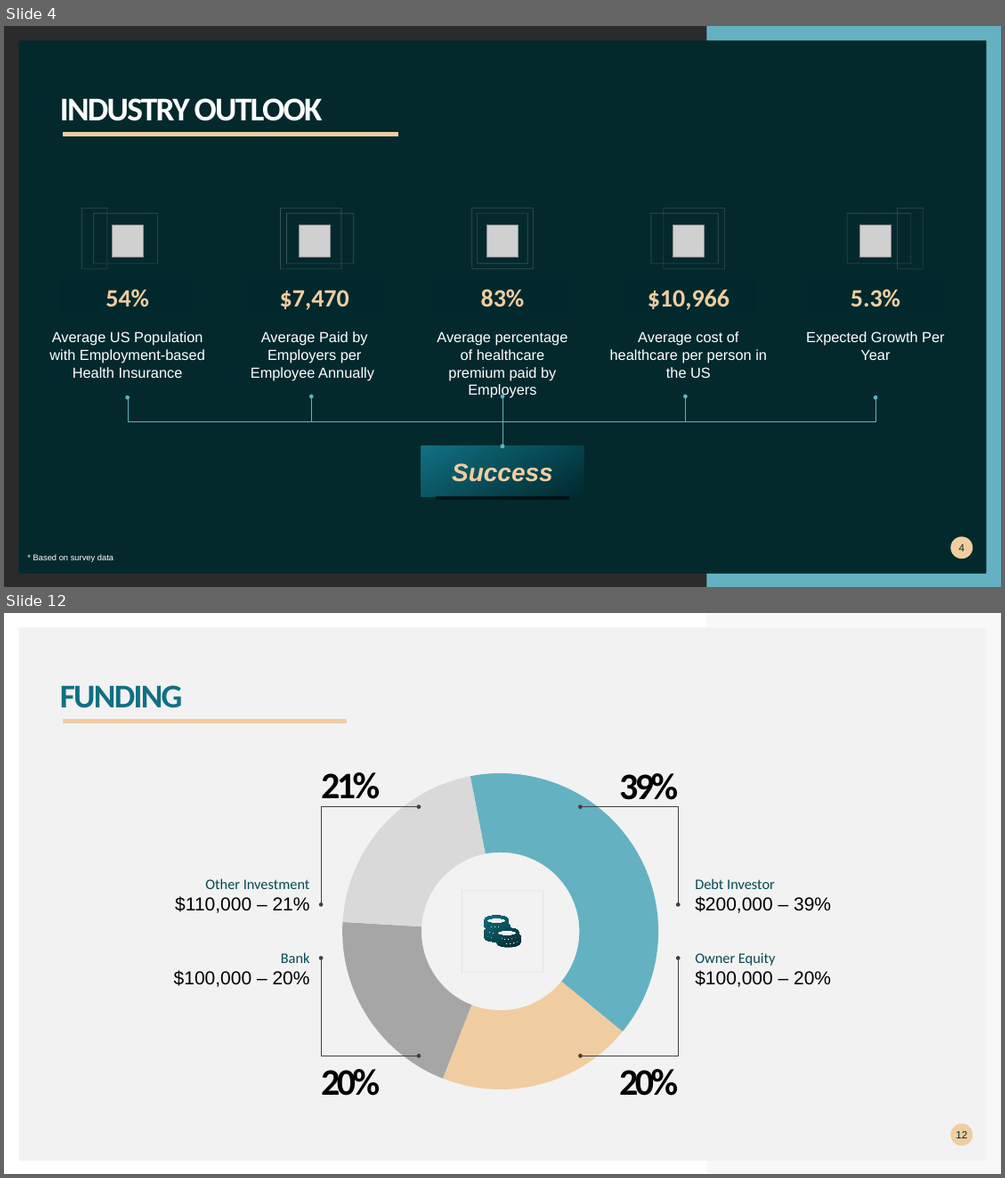
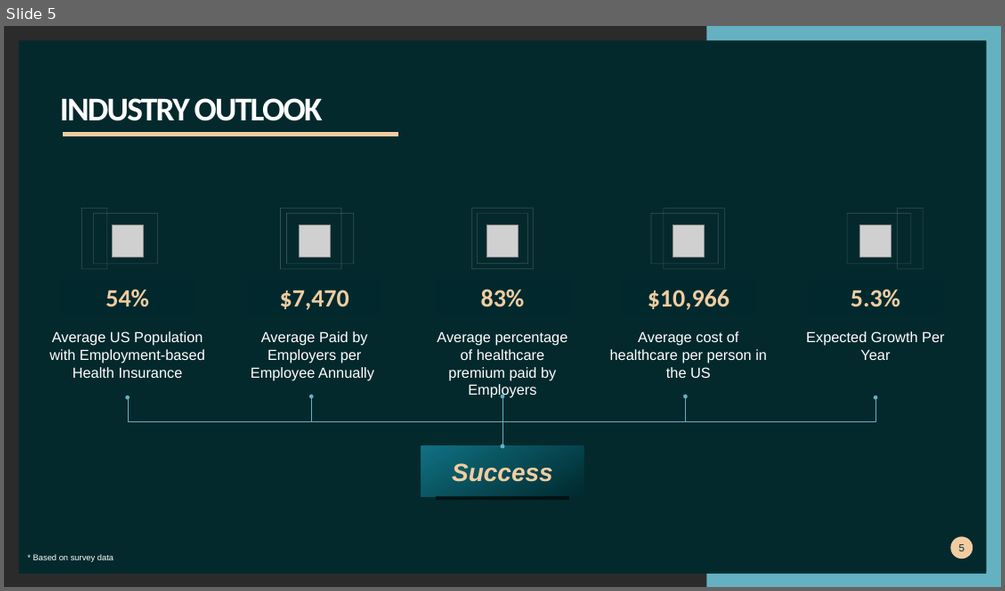
Before and after one commit to khutula/Medical-Insurance-Costs, a slide deck: Medical Insurance Cost.pptx. Shown one above the other, each under a label of ours: slides 4 and 12 before the commit, slide 5 after it; the slides between them are not shown. The pictures are 1005x1178 and 1005x591 pixels, drawn with LibreOffice and Linux fonts; fonts in the diff are those of the drawing; grey boxes stand for pictures; background and template pictures are left out; a plain dark background stands for a picture behind light text. Boxes give left, top, right and bottom in pixels: in the first picture for what was removed or moved away, otherwise in the second. Text is boxed around its words. In the diff, an @@ line names an element or a change of style, - is before the commit and + after.

```diff
--- a/Medical Insurance Cost.pptx
+++ b/Medical Insurance Cost.pptx
@@ slide 12 removed at [4, 613, 1001, 1174], background #FFFFFF @@
@@ rectangle removed at [19, 628, 987, 1160] @@
@@ freeform shape removed at [706, 613, 1001, 1174] @@
@@ title removed at [60, 685, 183, 708] @@
-FUNDING
@@ freeform shape removed at [63, 718, 348, 722] @@
@@ doughnut chart removed at [248, 763, 752, 1100] @@
-categories: 1, 2, 3, 4
-Series 1: 39, 20, 20, 21
@@ text removed at [321, 772, 380, 808] @@
-21%
@@ text removed at [619, 773, 678, 807] @@
-39%
@@ freeform shape removed at [321, 807, 419, 905] @@
@@ freeform shape removed at [581, 807, 679, 905] @@
@@ text removed at [175, 878, 310, 913] @@
-Other Investment
-$110,000 – 21%
@@ text removed at [695, 878, 831, 913] @@
-Debt Investor
-$200,000 – 39%
@@ rectangle removed at [461, 891, 543, 972] @@
@@ freeform shape removed at [484, 915, 521, 947] @@
@@ text removed at [174, 952, 310, 987] @@
-Bank
-$100,000 – 20%
@@ freeform shape removed at [321, 957, 419, 1055] @@
@@ freeform shape removed at [581, 957, 679, 1055] @@
@@ text removed at [695, 953, 831, 987] @@
-Owner Equity
-$100,000 – 20%
@@ text removed at [321, 1069, 380, 1095] @@
-20%
@@ text removed at [619, 1069, 678, 1095] @@
-20%
@@ page number removed at [951, 1124, 973, 1146] @@
-12
@@ what was slide 4 is now slide 5 @@
@@ page number at [959, 544, 964, 551]: text changed @@
-4
+5
```
Also in this commit, not shown: 5 slides changed, 9 slides added, 7 other slides removed.
